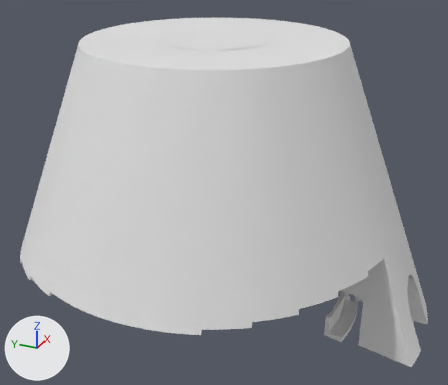
The glTF model assets/kit/walls/cone_cap120_4.glb: old version first, new version second.
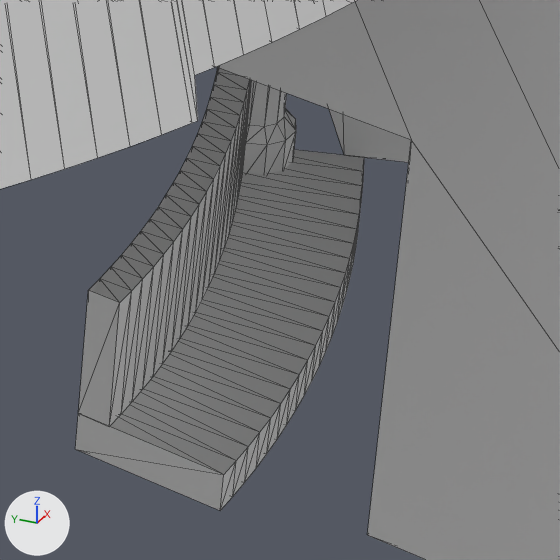
There are two pictures of each version: one whole from a 50 mm lens placed at (-26.15, -12.25, 18.75), pointed at (0.06, -0.45, 5.64), one close up on the part from 70% to 85% of the width and 73% to 90% of the height. The lights are fixed; the arrows at lower left show +X, +Y and +Z. The first two pictures are the older version. The close-ups show mesh edges as thin lines. Objects named as collision shapes, trigger or cutter boxes, shadow casters or lower levels of detail are left out. Where no turn or scale is listed for an object, it has been applied to the vertices. Vertices at exactly the same position are counted once.

The first close-up shows 'cone_cap120_4__columns', 'cone_cap120_4__landing-col', 'cone_cap120_4__ledge-col', 'cone_cap120_4__parapet', 'cone_cap120_4__wall-col'.
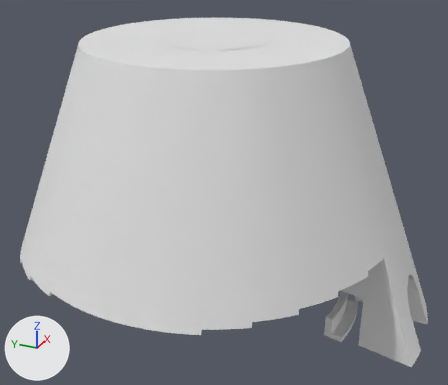
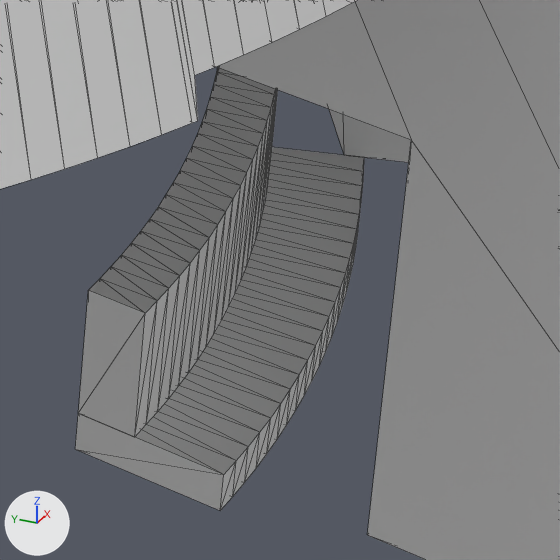
The change in detail:
me_cone_cap120_4__columns_001 is used by ob_cone_cap120_4__columns; location (0.0, 0.0, 0.0).
me_cone_cap120_4__columns_001 had 72 vertices, 140 faces and spanned x 1.19..1.77, y -7.08..-6.5, z -0.05..2.65.
me_cone_cap120_4__columns_001 now has 72 vertices, 140 faces and spans x 1.3..1.64, y -6.89..-6.55, z 0.83..2.65.
me_cone_cap120_4__columns_001 part 1: 72 of 72 vertices moved; they spanned x 1.19..1.77, y -7.08..-6.5, z -0.05..2.65 and now span x 1.3..1.64, y -6.89..-6.55, z 0.83..2.65; mean shift (-0.01, 0.07, 0.41).
me_cone_cap120_4__parapet_001 is used by ob_cone_cap120_4__parapet; location (0.0, 0.0, 0.0).
me_cone_cap120_4__parapet_001 had 92 vertices, 180 faces and spanned x -1.54..1.54, y -6.9..-6.53, z 0.0..0.85.
me_cone_cap120_4__parapet_001 now has 92 vertices, 180 faces and spans x -1.58..1.58, y -7.06..-6.53, z 0.0..0.85.
me_cone_cap120_4__parapet_001 part 2: all 46 vertices in x -1.54..1.54, y -6.9..-6.73, z 0.0..0.85 are scaled about their middle by (1.02, 1.02, 1), then moved by (0.0, -0.16, 0.0).

Pixel boxes (x1, y1, x2, y2) of what changed, in the close-ups (560 x 560 px):
'cone_cap120_4__parapet', reshaped (15% wider): before (78, 68, 252, 426); after (78, 68, 278, 437)
'cone_cap120_4__columns', reshaped (not visible afterwards): before (243, 80, 296, 175)
